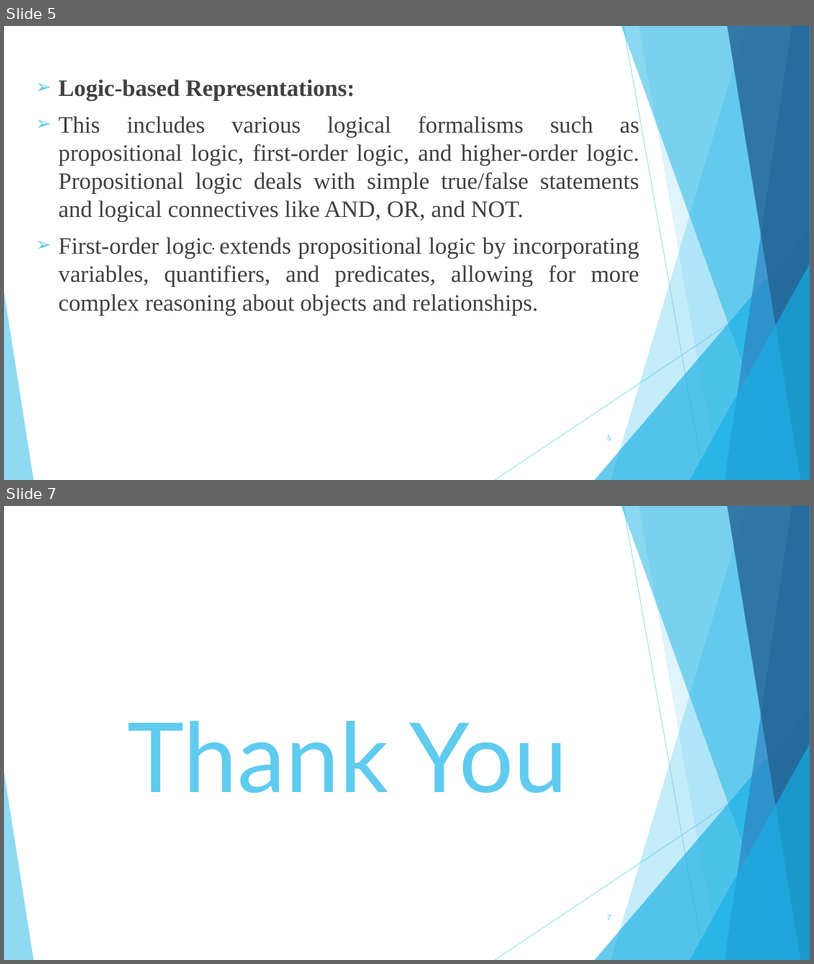
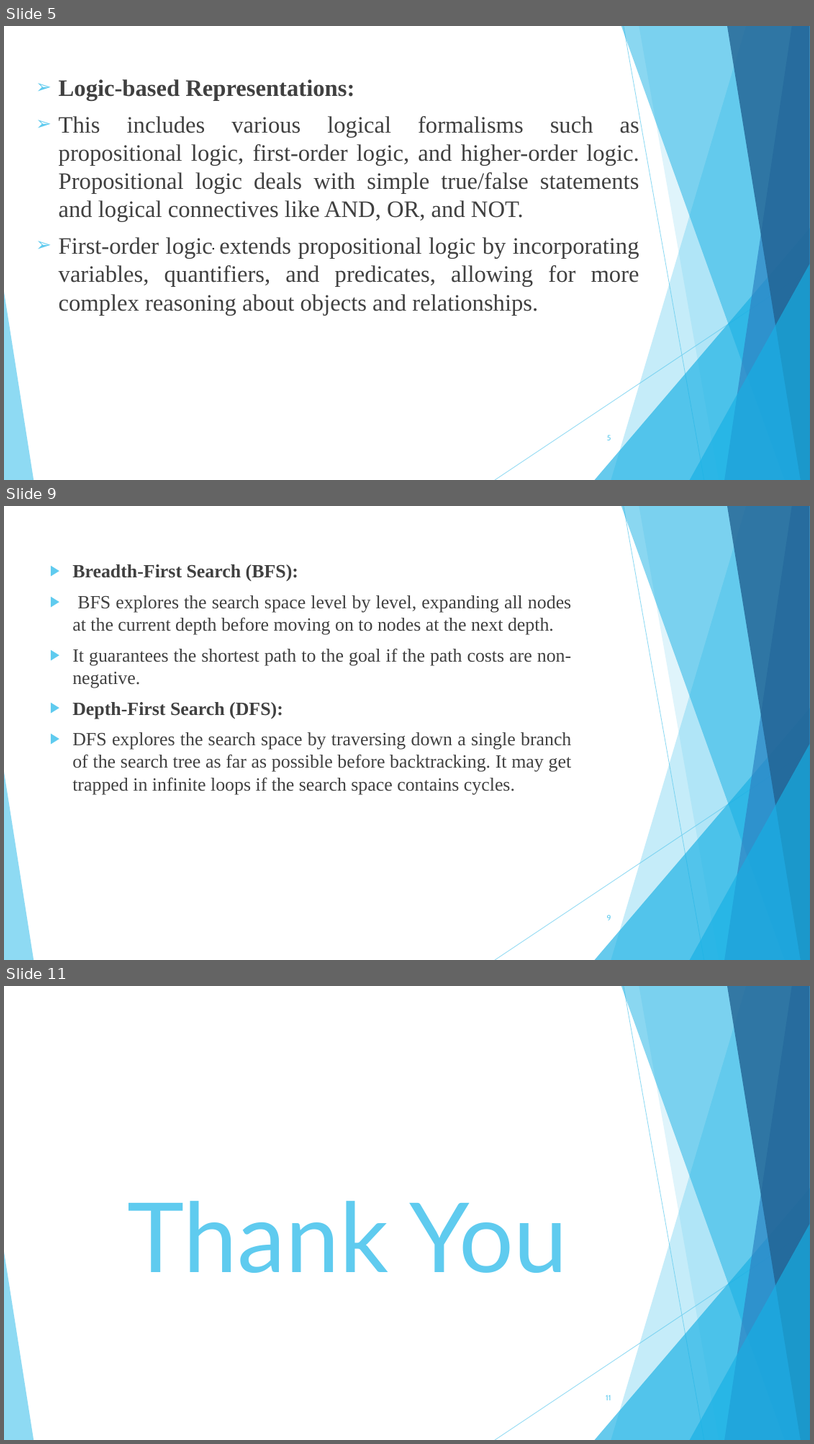
Before and after one commit to wajahatakbar/3rd-Semester-Computer-Science-AI-, a slide deck: Artificial Intelligence - 7.pptx. Shown one above the other, each under a label of ours: slides 5 and 7 before the commit, slides 5, 9 and 11 after it; the slides between them are not shown. The pictures are 814x964 and 814x1444 pixels, drawn with LibreOffice and Linux fonts; fonts in the diff are those of the drawing. Boxes give left, top, right and bottom in pixels: in the first picture for what was removed or moved away, otherwise in the second. Text is boxed around its words. In the diff, an @@ line names an element or a change of style, - is before the commit and + after.

```diff
--- a/Artificial Intelligence - 7.pptx
+++ b/Artificial Intelligence - 7.pptx
@@ slide 9 added at bbox=[4, 506, 810, 960], background #FFFFFF; not listed: 10 template elements that a slide beside it also shows @@
@@ text added at bbox=[72, 564, 572, 795], 22.2 pt, text #404040 @@
+▶ Breadth-First Search (BFS):
+▶ BFS explores the search space level by level, expanding all nodes at the current depth before moving on to nodes at the next depth.
+▶ It guarantees the shortest path to the goal if the path costs are non-negative.
+▶ Depth-First Search (DFS):
+▶ DFS explores the search space by traversing down a single branch of the search tree as far as possible before backtracking. It may get trapped in infinite loops if the search space contains cycles.
@@ page number added at bbox=[607, 914, 612, 920], 9 pt, text #5FCBEF @@
+9
@@ what was slide 7 is now slide 11 @@
@@ page number at bbox=[606, 1395, 611, 1400]: text changed @@
-7
+11
```
Also in this commit, not shown: 1 slide changed, 3 other slides added.
